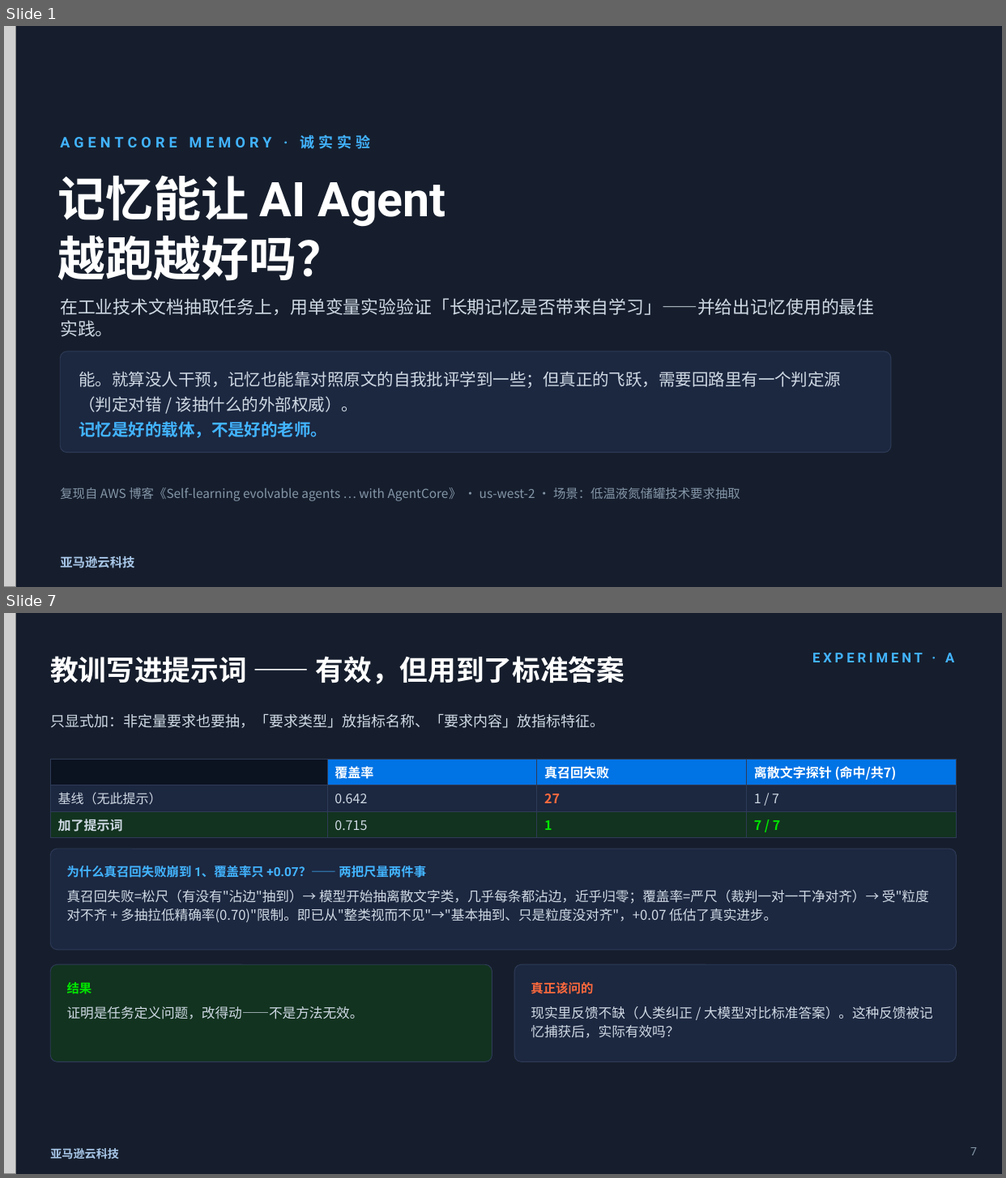
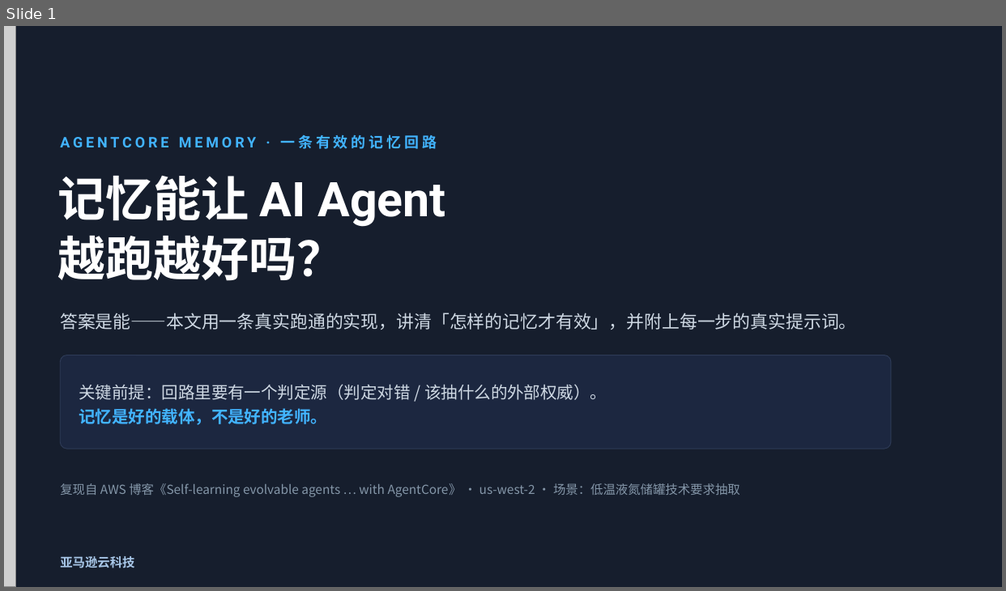
Before and after one commit to dashjim/agentcore-memory-loop, a slide deck: docs/记忆能让Agent越跑越好吗.pptx. Shown one above the other, each under a label of ours: slides 1 and 7 before the commit, slide 1 after it; the slides between them are not shown. The pictures are 1006x1178 and 1006x591 pixels, drawn with LibreOffice and Linux fonts; fonts in the diff are those of the drawing; grey boxes stand for pictures. Boxes give left, top, right and bottom in pixels: in the first picture for what was removed or moved away, otherwise in the second. Text is boxed around its words. In the diff, an @@ line names an element or a change of style, - is before the commit and + after.

```diff
--- a/docs/记忆能让Agent越跑越好吗.pptx
+++ b/docs/记忆能让Agent越跑越好吗.pptx
@@ slide 7 removed at (x1=4, y1=613, x2=1002, y2=1174), background #161E2D @@
@@ picture removed at (x1=4, y1=613, x2=16, y2=1174) @@
@@ text removed at (x1=50, y1=656, x2=624, y2=684) @@
-教训写进提示词 —— 有效，但用到了标准答案
@@ text removed at (x1=812, y1=653, x2=954, y2=662) @@
-EXPERIMENT · A
@@ text removed at (x1=50, y1=714, x2=605, y2=728) @@
-只显式加：非定量要求也要抽，「要求类型」放指标名称、「要求内容」放指标特征。
@@ table removed at (x1=50, y1=759, x2=957, y2=835), 3 rows, 4 columns @@
- | 覆盖率 | 真召回失败 | 离散文字探针 (命中/共7)
-基线（无此提示） | 0.642 | 27 | 1 / 7
-加了提示词 | 0.715 | 1 | 7 / 7
@@ rounded rectangle removed at (x1=50, y1=849, x2=957, y2=950) @@
@@ text removed at (x1=67, y1=866, x2=426, y2=878) @@
-为什么真召回失败崩到 1、覆盖率只 +0.07？—— 两把尺量两件事
@@ text removed at (x1=67, y1=890, x2=929, y2=922) @@
-真召回失败=松尺（有没有"沾边"抽到）→ 模型开始抽离散文字类，几乎每条都沾边，近乎归零；覆盖率=严尺（裁判一对一干净对齐）→ 受"粒度对不齐 + 多抽拉低精确率(0.70)"限制。即已从"整类视而不见"→"基本抽到、只是粒度没对齐"，+0.07 低估了真实进步。
@@ rounded rectangle removed at (x1=50, y1=965, x2=492, y2=1063) @@
@@ rounded rectangle removed at (x1=514, y1=965, x2=957, y2=1063) @@
@@ text removed at (x1=67, y1=982, x2=92, y2=995) @@
-结果
@@ text removed at (x1=530, y1=982, x2=593, y2=995) @@
-真正该问的
@@ text removed at (x1=67, y1=1007, x2=364, y2=1020) @@
-证明是任务定义问题，改得动——不是方法无效。
@@ text removed at (x1=530, y1=1007, x2=933, y2=1038) @@
-现实里反馈不缺（人类纠正 / 大模型对比标准答案）。这种反馈被记忆捕获后，实际有效吗？
@@ text removed at (x1=50, y1=1148, x2=119, y2=1160) @@
-亚马逊云科技
@@ text removed at (x1=970, y1=1148, x2=977, y2=1156) @@
-7
@@ slide 1 changed as well @@
@@ text at (x1=60, y1=135, x2=437, y2=149): text changed @@
-AGENTCORE MEMORY · 诚实实验
+AGENTCORE MEMORY · 一条有效的记忆回路
@@ text at (x1=60, y1=313, x2=856, y2=330): text changed @@
-在工业技术文档抽取任务上，用单变量实验验证「长期记忆是否带来自学习」——并给出记忆使用的最佳实践。
+答案是能——本文用一条真实跑通的实现，讲清「怎样的记忆才有效」，并附上每一步的真实提示词。
@@ rounded rectangle resized from (x1=60, y1=352, x2=891, y2=453) to (x1=60, y1=356, x2=891, y2=449) @@
@@ rounded rectangle at (x1=60, y1=356, x2=891, y2=449): proportions changed @@
@@ text at (x1=79, y1=384, x2=607, y2=400): text changed @@
-能。就算没人干预，记忆也能靠对照原文的自我批评学到一些；但真正的飞跃，需要回路里有一个判定源（判定对错 / 该抽什么的外部权威）。
+关键前提：回路里要有一个判定源（判定对错 / 该抽什么的外部权威）。
@@ text "复现自 AWS 博客《Self-learning evolvable agents ..." moved from (x1=60, y1=488, x2=740, y2=501) to (x1=60, y1=484, x2=740, y2=497) @@
```
Also in this commit, not shown: 8 other slides changed, 3 slides added, 5 other slides removed, 1 other file.
